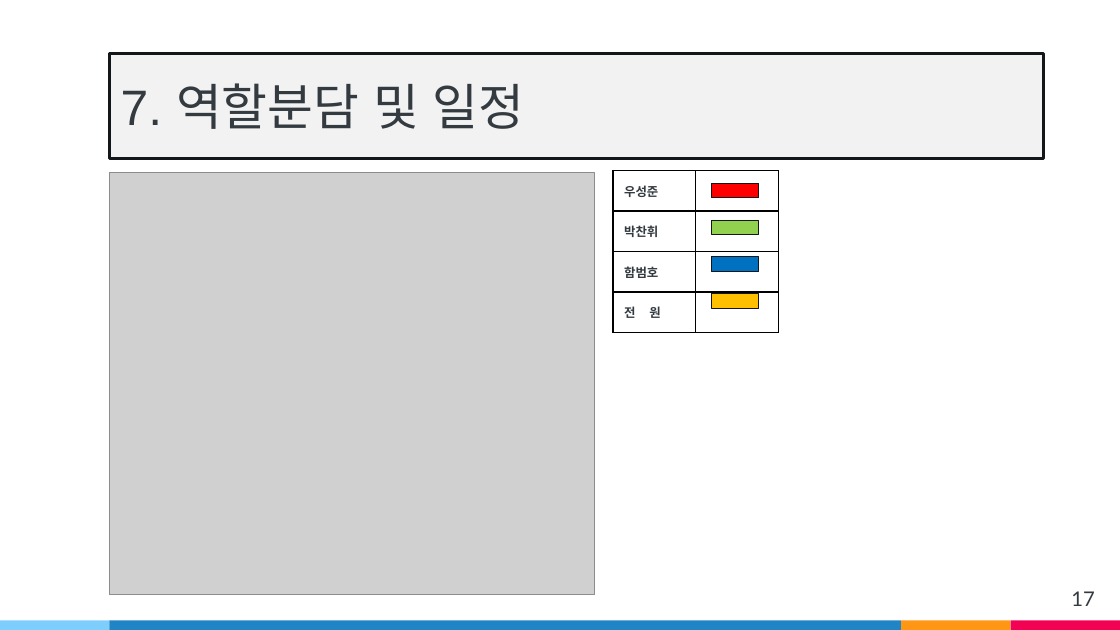
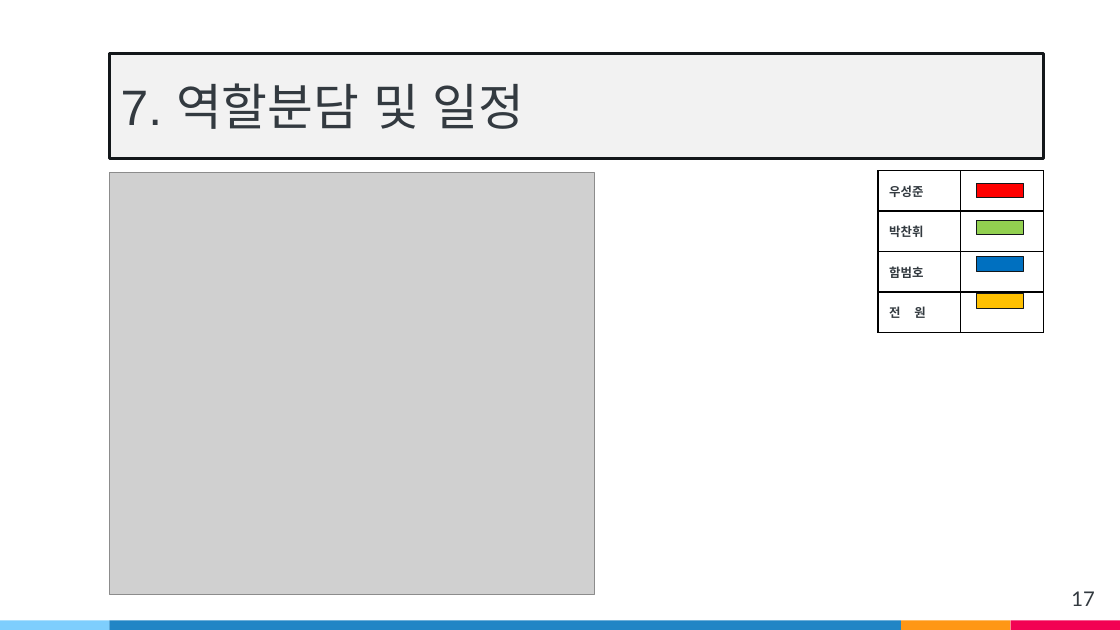
Before and after one commit to wsj2681/Anger_Control_Disoder, a slide deck: slide 17 of v12.pptx. Drawn at 1120x630 pixels with LibreOffice and Linux fonts; fonts in the diff are those of the drawing; grey boxes stand for pictures. Boxes give left, top, right and bottom in pixels: in the first picture for what was removed or moved away, otherwise in the second. Text is boxed around its words. In the diff, an @@ line names an element or a change of style, - is before the commit and + after.

```diff
--- a/v12.pptx
+++ b/v12.pptx
@@ 4 rectangles, 1 table: place and size @@
-4 rectangles, 1 table at (613,170,778,322)
+4 rectangles, 1 table at (878,170,1044,322)
```
